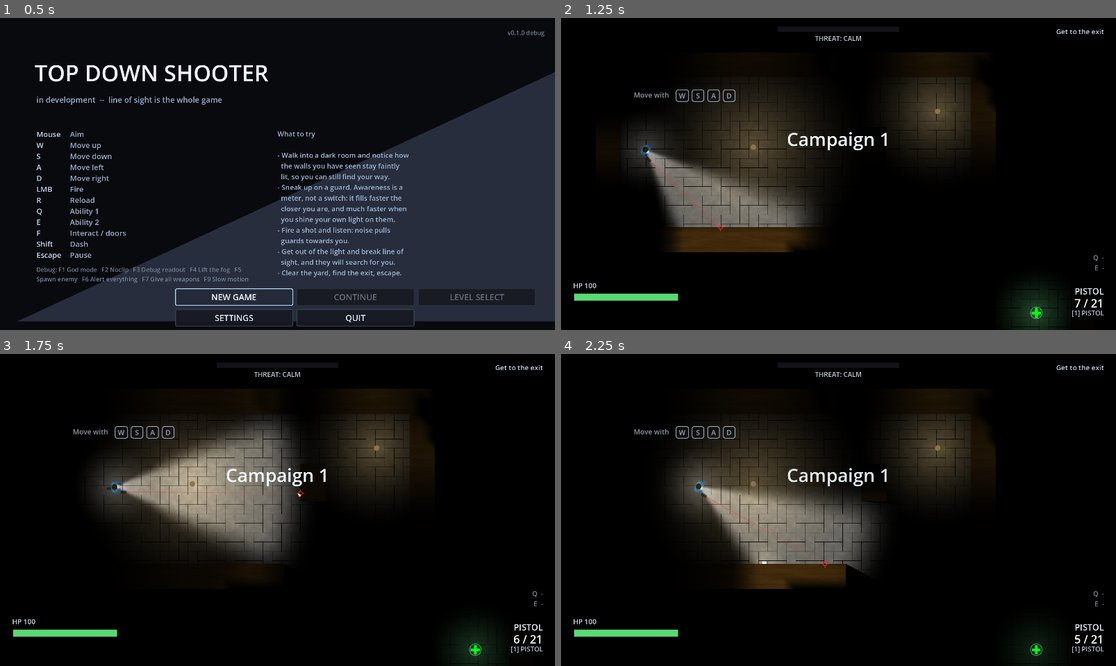
Above: before the commit, frames 1-4 (two rows, left to right).
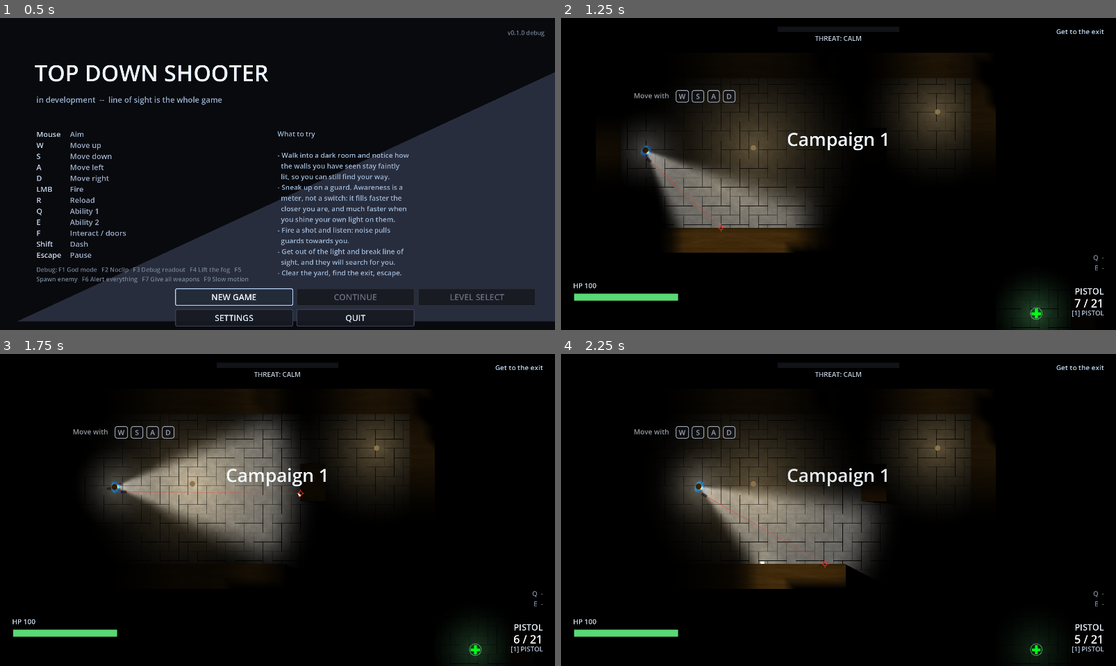
Above: after the commit, the same moments.

Repository: ThunderComplex/irregoulash
Game: Godot game, scene res://src/ui/title_screen.tscn
The game is run twice, just before and just after one commit, with the same random seed, the same clock (stepped at 60 frames per second) and the same inputs.
Inputs (mouse positions are in pixels of both pictures, inside the frame that each line leads up to):
- Up to frame 1 (0.5 s): no input
- Up to frame 2 (1.25 s): click "NEW GAME" at 0.5 s
- Up to frame 3 (1.75 s): tap Enter (ui_accept) at 1.25, 1.52 s; move the mouse to (399, 494) at 1.27 s; press the mouse at (399, 494) at 1.28 s; hold D (move_right) from 1.28 s (still down)
- Up to frame 4 (2.25 s): release D (move_right) at 2 s; release the mouse at (960, 494) at 2 s; drag from (727, 525) to (1038, 650) at 2.02 s

Frame 1 is identical in both runs. In frame 2, 1.1% of the frame differs, in the area x 11-90%, y 21-100%; in frame 3, less than 0.1%; in frame 4, less than 0.1%.

Commit message:
aim fixed

Diff:
--- a/dev/probe.gd
+++ b/dev/probe.gd
@@ -1349,6 +1349,20 @@
 			"wait": 0.4,
 			"track_enemies": true,
 			"gib_report": true,
+		},
+		{
+			# Close in, where the body has to turn most to line the barrel up.
+			"aim_near_player": Vector2(20.0, 45.0),
+			"zoom": 3.0,
+			"wait": 0.6,
+			"aim_report_near": true,
+			"shot": "aim_line_02_close",
+		},
+		{
+			"aim_near_player": Vector2(8.0, 20.0),
+			"wait": 0.3,
+			"aim_report_near": true,
+			"shot": "aim_line_03_very_close",
 		},
 	],
 	## Every pickup kind's art in a row, away from the player so none is picked up. Run against
@@ -4231,6 +4245,10 @@
 					spawned.name = "Probe_" + key.replace("/", "_")
 					GameDirector.spawn_parent().add_child(spawned)
 					spawned.global_position = near.global_position + step["spawn_archetypes"][key]
+		if step.has("aim_near_player"):
+			var near_aimer: Player = GameDirector.valid_player()
+			if near_aimer != null:
+				near_aimer.debug_aim_point = near_aimer.global_position + step["aim_near_player"]
 		if step.has("spawn_hints"):
 			var at: Player = GameDirector.valid_player()
 			if at != null:
@@ -4446,6 +4464,16 @@
 		if step.has("death_report"):
 			print("[probe]   game over shown %d time(s); player alive=%s" % [_game_overs,
 				GameDirector.valid_player() != null and not GameDirector.valid_player().is_dead()])
+		if step.has("aim_report_near"):
+			var close_aimer: Player = GameDirector.valid_player()
+			if close_aimer != null:
+				var point: Vector2 = close_aimer.debug_aim_point
+				var from: Vector2 = close_aimer.muzzle_position()
+				var dir: Vector2 = close_aimer.shot_direction()
+				print("[probe]   cursor %.0f px from the player: body turned %.1f deg, shot passes %.1f px from the cursor%s" % [
+					close_aimer.global_position.distance_to(point),
+					rad_to_deg(absf(angle_difference((point - close_aimer.global_position).angle(), dir.angle()))),
+					absf((point - from).cross(dir)), "" if (point - from).dot(dir) > 0.0 else " (behind the muzzle)"])
 		if step.has("aim_report"):
 			var aimer: Player = GameDirector.valid_player()
 			var mark: Node2D = null
@@ -4458,7 +4486,7 @@
 				var miss := func(direction: Vector2) -> float:
 					return absf((centre - muzzle).cross(direction.normalized()))
 				print("[probe]   aim point %s, target %s" % [aimer.aim_point().round(), centre.round()])
-				print("[probe]   shot passes the target's centre at: old (along the aim) %.1f px, new (to the aim point) %.1f px; target radius %.0f" % [
+				print("[probe]   shot passes the target's centre at: %.1f px (aim line) / %.1f px (shot); target radius %.0f" % [
 					miss.call(aimer.aim_direction), miss.call(aimer.shot_direction()), (mark as Enemy).archetype.radius])
 				var line := aimer.get_node_or_null(^"AimLine") as AimLine
 				if line != null:
--- a/src/player/player.gd
+++ b/src/player/player.gd
@@ -79,7 +79,7 @@
 	if _dead:
 		return
 	if debug_aim_point.is_finite() and debug_aim_point.distance_squared_to(global_position) > 1.0:
-		aim_direction = (debug_aim_point - global_position).normalized()
+		aim_direction = _barrel_aim(debug_aim_point)
 	elif debug_aim != Vector2.ZERO:
 		aim_direction = debug_aim.normalized()
 	else:
@@ -89,9 +89,9 @@
 			# snap back to the middle of the screen the moment the player lets go.
 			aim_direction = stick.normalized()
 		elif not GameInput.using_gamepad():
-			var to_mouse: Vector2 = get_global_mouse_position() - global_position
-			if to_mouse.length_squared() > 1.0:
-				aim_direction = to_mouse.normalized()
+			var mouse: Vector2 = get_global_mouse_position()
+			if mouse.distance_squared_to(global_position) > 1.0:
+				aim_direction = _barrel_aim(mouse)
 	vision.aim_at(aim_direction)
 	if _rig != null:
 		_rig.update(delta, velocity, aim_direction.angle())
@@ -280,20 +280,38 @@
 	return global_position + aim_direction * AIM_POINT_DISTANCE
 
 
-## The direction a shot travels: from the muzzle to the aim point.
+## Extra room past the barrel's reach before the body turns all the way to line the barrel up; see
+## `_barrel_aim`.
+const BARREL_AIM_MARGIN: float = 12.0
+
+
+## The facing that puts the barrel's line through `target`, rather than the body's centre line.
 ##
-## Not simply `aim_direction`. The gun is held in the right hand, beside the body's centre line, so a
-## shot fired along `aim_direction` from the muzzle ran parallel to the line to the cursor and passed
-## about 12 px to its side -- more than a scout's whole radius. Converging on the aim point puts shots
-## where the cursor is. With the cursor on top of the player there is no sensible point to converge on,
-## so the plain aim direction is used.
+## The gun is held in the right hand, beside the centre line, so facing the cursor squarely sends a
+## straight shot past it, about 12 px to the side. Turning the body by asin(offset / distance) lines the
+## barrel up instead: a fraction of a degree across the room, more only close in. Near the player the
+## exact angle grows towards 90 degrees (and inside the barrel's own reach it has no answer), so the
+## distance used is held at the barrel's reach plus a margin: in there the body turns by that much and no
+## more, smoothly, and the shot passes a little beside the cursor rather than the body snapping round.
+func _barrel_aim(target: Vector2) -> Vector2:
+	var to_target: Vector2 = target - global_position
+	var base: float = to_target.angle()
+	if _rig == null:
+		return to_target.normalized()
+	var tip: Variant = _rig.muzzle_position(0.0)
+	if tip == null:
+		return to_target.normalized()
+	# The muzzle in the body's own frame: x ahead, y to the side.
+	var local: Vector2 = (tip as Vector2) - global_position
+	var reach: float = maxf(local.x, absf(local.y)) + BARREL_AIM_MARGIN
+	var distance: float = maxf(to_target.length(), reach)
+	return Vector2.from_angle(base - asin(clampf(local.y / distance, -1.0, 1.0)))
+
+
+## The direction a shot travels: straight out of the gun, which points along `aim_direction`. The body
+## turns so that line goes through the cursor (see `_barrel_aim`), so the shot does not have to bend.
 func shot_direction() -> Vector2:
-	var target: Vector2 = aim_point()
-	var muzzle: Vector2 = muzzle_position()
-	if global_position.distance_to(target) <= global_position.distance_to(muzzle) + 12.0:
-		return aim_direction
-	var direction: Vector2 = (target - muzzle).normalized()
-	return direction if direction.dot(aim_direction) > 0.2 else aim_direction
+	return aim_direction
 
 
 ## Where shots leave the gun: the tip of the held weapon's art when there is some, else a little ahead of
--- a/src/weapons/weapon_holder.gd
+++ b/src/weapons/weapon_holder.gd
@@ -140,8 +140,7 @@
 	ammo_changed.emit()
 
 	var origin: Vector2 = _player.muzzle_position()
-	# Towards the aim point rather than along the aim, so the shot lands under the cursor (see
-	# `Player.shot_direction`).
+	# Straight out of the barrel (see `Player.shot_direction`).
 	var aim: Vector2 = _player.shot_direction()
 	var spread: float = s.spread_deg() + _recoil
 	var parent: Node = GameDirector.spawn_parent()
